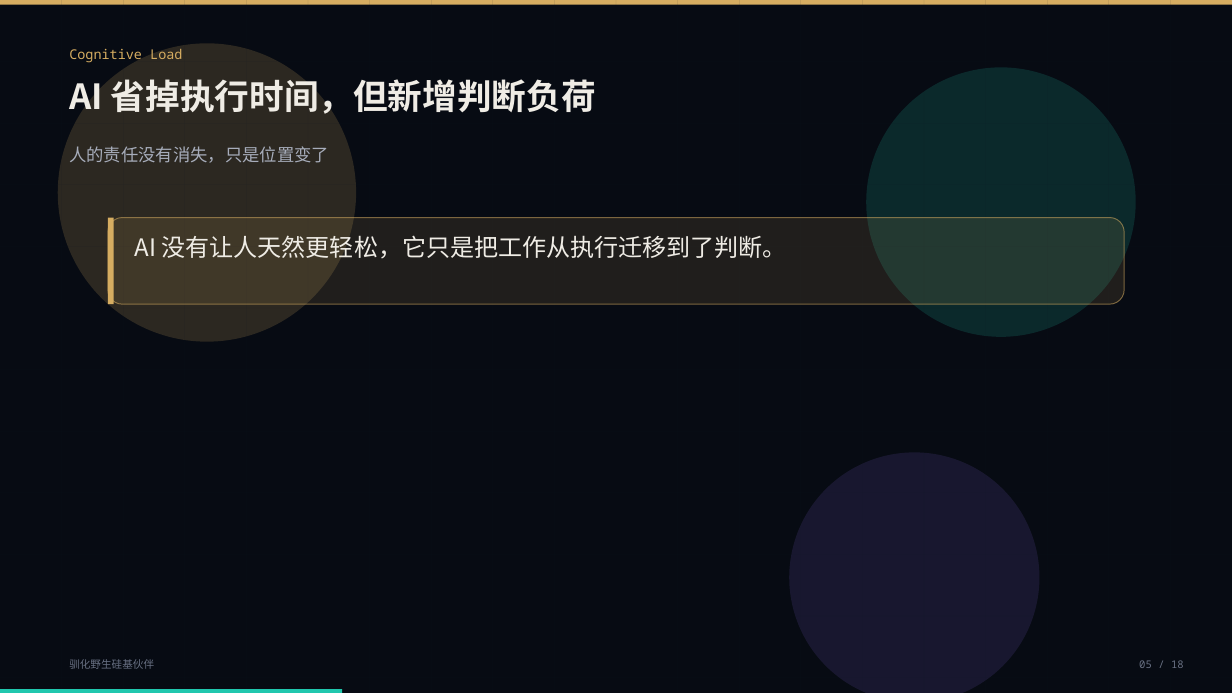
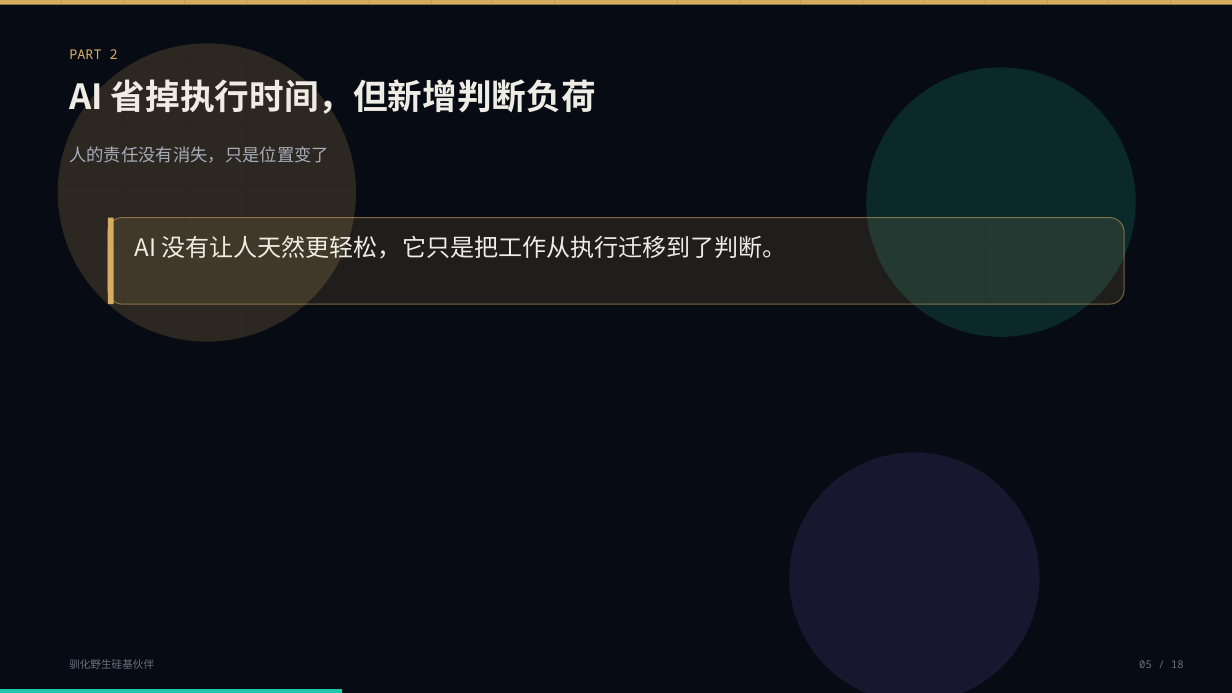
Before and after one commit to SunGrissy/Hermes, a slide deck: slide 30 of 会议材料/驯化野生硅基伙伴_渐进披露版.pptx (slide 5 before the commit). Drawn at 1232x693 pixels with LibreOffice and Linux fonts; fonts in the diff are those of the drawing. Boxes give left, top, right and bottom in pixels: in the first picture for what was removed or moved away, otherwise in the second. Text is boxed around its words. In the diff, an @@ line names an element or a change of style, - is before the commit and + after.

```diff
--- a/会议材料/驯化野生硅基伙伴_渐进披露版.pptx
+++ b/会议材料/驯化野生硅基伙伴_渐进披露版.pptx
@@ text at bbox=[69, 49, 118, 59]: text changed @@
-Cognitive Load
+PART 2
```
Also in this commit, not shown: 9 other slides changed, 16 slides added, 1 slide removed, 1 other file.
